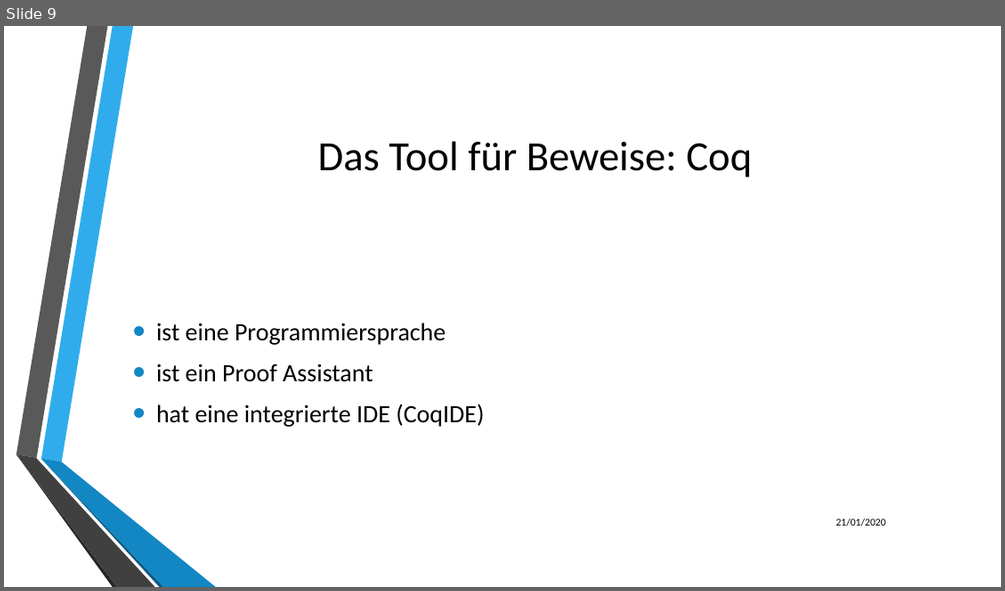
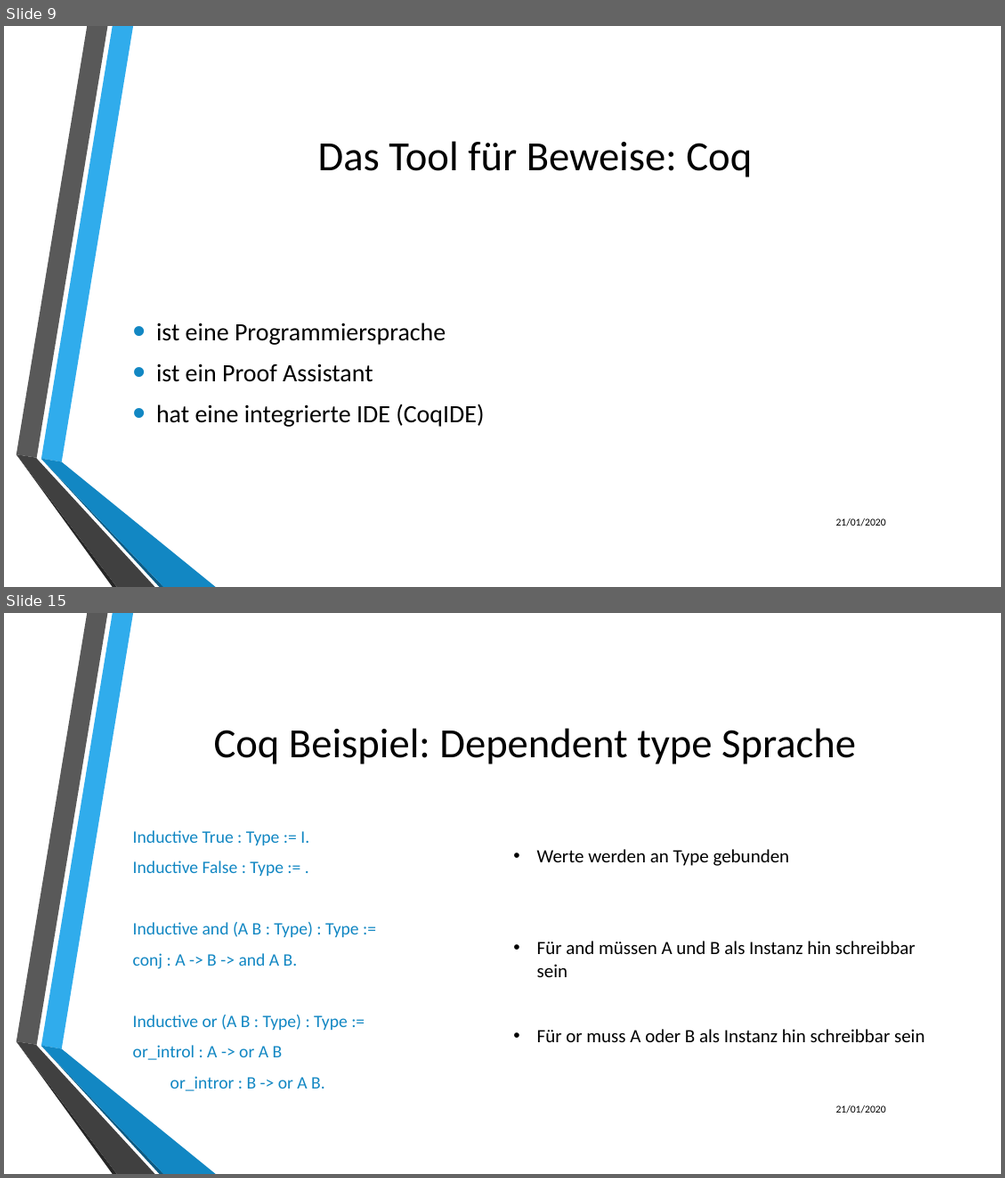
Before and after one commit to LukasKiederle/seminar-coq, a slide deck: final-presentation.pptx. Shown one above the other, each under a label of ours: slide 9 before the commit, slides 9 and 15 after it; the slides between them are not shown. The pictures are 1005x591 and 1005x1178 pixels, drawn with LibreOffice and Linux fonts; fonts in the diff are those of the drawing; background and template pictures are left out. Boxes give left, top, right and bottom in pixels: in the first picture for what was removed or moved away, otherwise in the second. Text is boxed around its words. In the diff, an @@ line names an element or a change of style, - is before the commit and + after.

Commit message:
first finished type for presentation

```diff
--- a/final-presentation.pptx
+++ b/final-presentation.pptx
@@ slide 15 added at bbox=[4, 613, 1001, 1174], background picture (left out); not listed: 6 template elements that a slide beside it also shows @@
@@ title added at bbox=[214, 728, 856, 764], 40 pt, text #000000 @@
+Coq Beispiel: Dependent type Sprache
@@ text added at bbox=[133, 830, 359, 1091], 16.8 pt, text #1287C3 @@
+Inductive True : Type := I.
+Inductive False : Type := .
+Inductive and (A B : Type) : Type :=
+conj : A -> B -> and A B.
+Inductive or (A B : Type) : Type :=
+or_introl : A -> or A B
+  or_intror : B -> or A B.
@@ text added at bbox=[537, 849, 790, 866], 18 pt, text #000000 @@
+• Werte werden an Type gebunden
@@ text added at bbox=[537, 941, 915, 977], 18 pt, text #000000 @@
+• Für and müssen A und B als Instanz hin schreibbar sein
@@ text added at bbox=[537, 1029, 924, 1042], 18 pt, text #000000 @@
+• Für or muss A oder B als Instanz hin schreibbar sein
@@ text added at bbox=[836, 1105, 886, 1113], 10 pt, text #000000 @@
+21/01/2020
```
Also in this commit, not shown: 6 slides changed, 10 other slides added.
